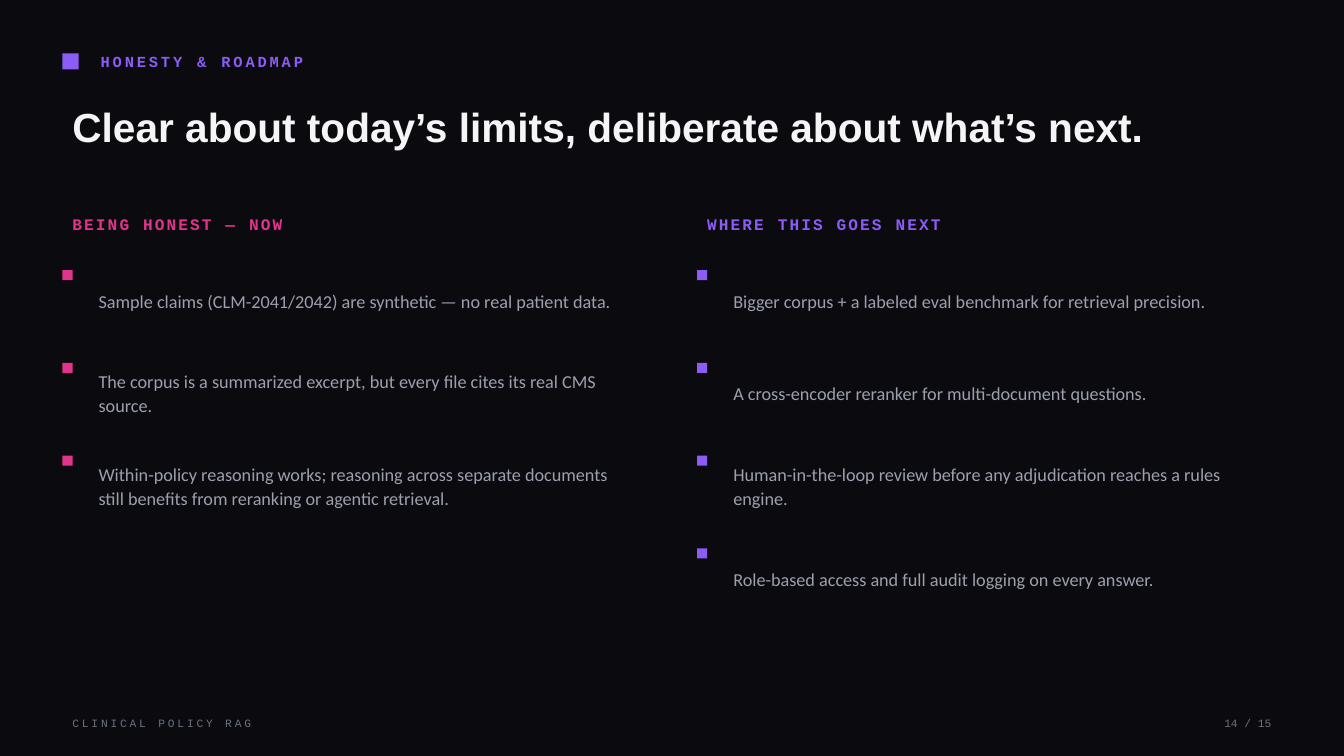
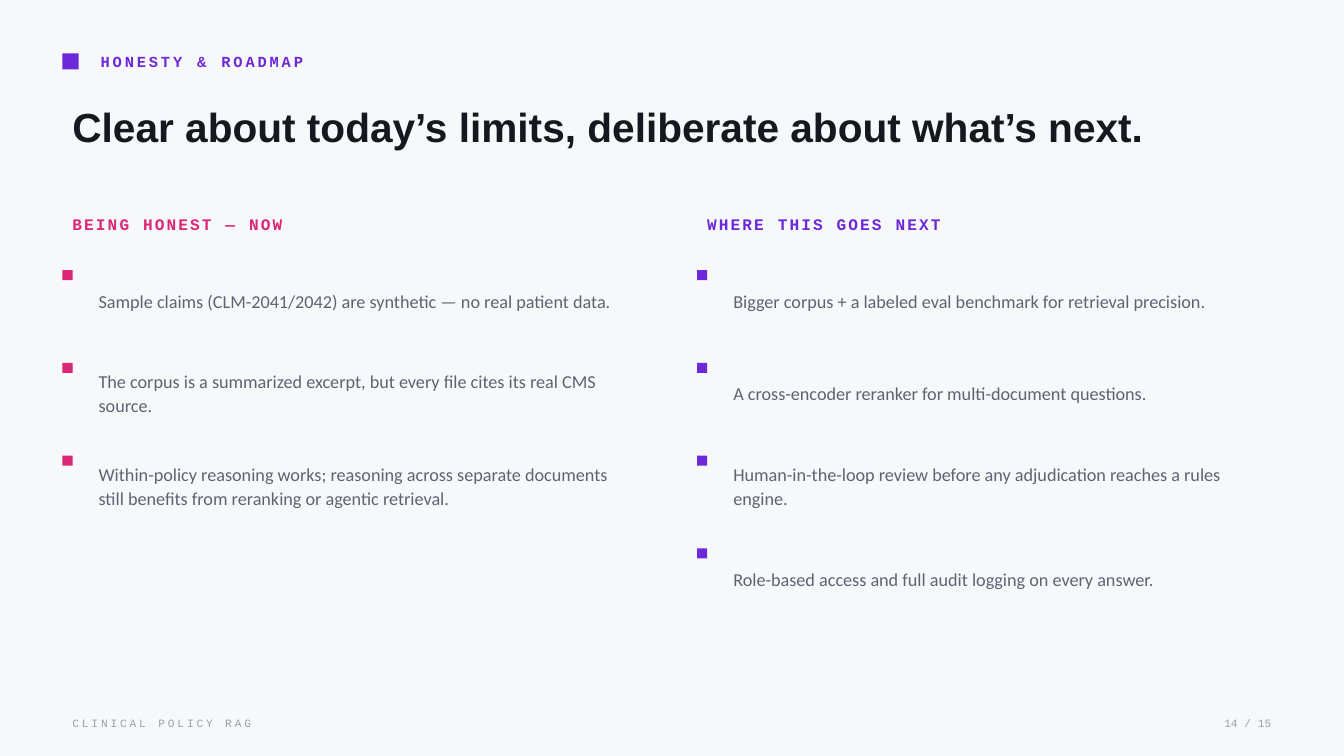
Before and after one commit to Iyman-Ahmed/clinical-rag-poc, a slide deck: slide 14 of presentation/Clinical_Policy_RAG.pptx. Drawn at 1344x756 pixels with LibreOffice and Linux fonts; fonts in the diff are those of the drawing. Boxes give left, top, right and bottom in pixels: in the first picture for what was removed or moved away, otherwise in the second. Text is boxed around its words. In the diff, an @@ line names an element or a change of style, - is before the commit and + after.

```diff
--- a/presentation/Clinical_Policy_RAG.pptx
+++ b/presentation/Clinical_Policy_RAG.pptx
@@ background #0B0B0F to #F7F8FA @@
@@ text "HONESTY & ROADMAP" at (101, 56, 303, 67): text colour #8B5CF6 to #6D28D9 @@
@@ text "Clear about today’s limits, deliberate ..." at (72, 112, 1143, 150): text colour #F5F5F7 to #16171F @@
@@ text "BEING HONEST — NOW" at (72, 219, 282, 230): text colour #E1348B to #DB2777 @@
@@ text "WHERE THIS GOES NEXT" at (707, 219, 941, 230): text colour #8B5CF6 to #6D28D9 @@
@@ fill #E1348B to #DB2777 in 3 elements at (63, 270, 73, 280), (63, 363, 73, 373), (63, 456, 73, 466) @@
@@ text colour #9CA0AE to #5C6472 in 7 elements at (99, 295, 610, 311), (99, 375, 596, 412), (99, 468, 607, 508), (733, 295, 1205, 311), (733, 387, 1147, 403), (733, 468, 1220, 508), (733, 573, 1153, 589) @@
@@ fill #8B5CF6 to #6D28D9 in 5 elements at (63, 53, 79, 70), (698, 270, 708, 280), (698, 363, 708, 373), (698, 456, 708, 466), (698, 548, 708, 559) @@
@@ text "CLINICAL POLICY RAG" at (72, 719, 251, 727): text colour #6B7280 to #9AA0AC @@
@@ text "14 / 15" at (1224, 720, 1271, 727): text colour #6B7280 to #9AA0AC @@
```
Also in this commit, not shown: 14 other slides changed, 1 other file.
